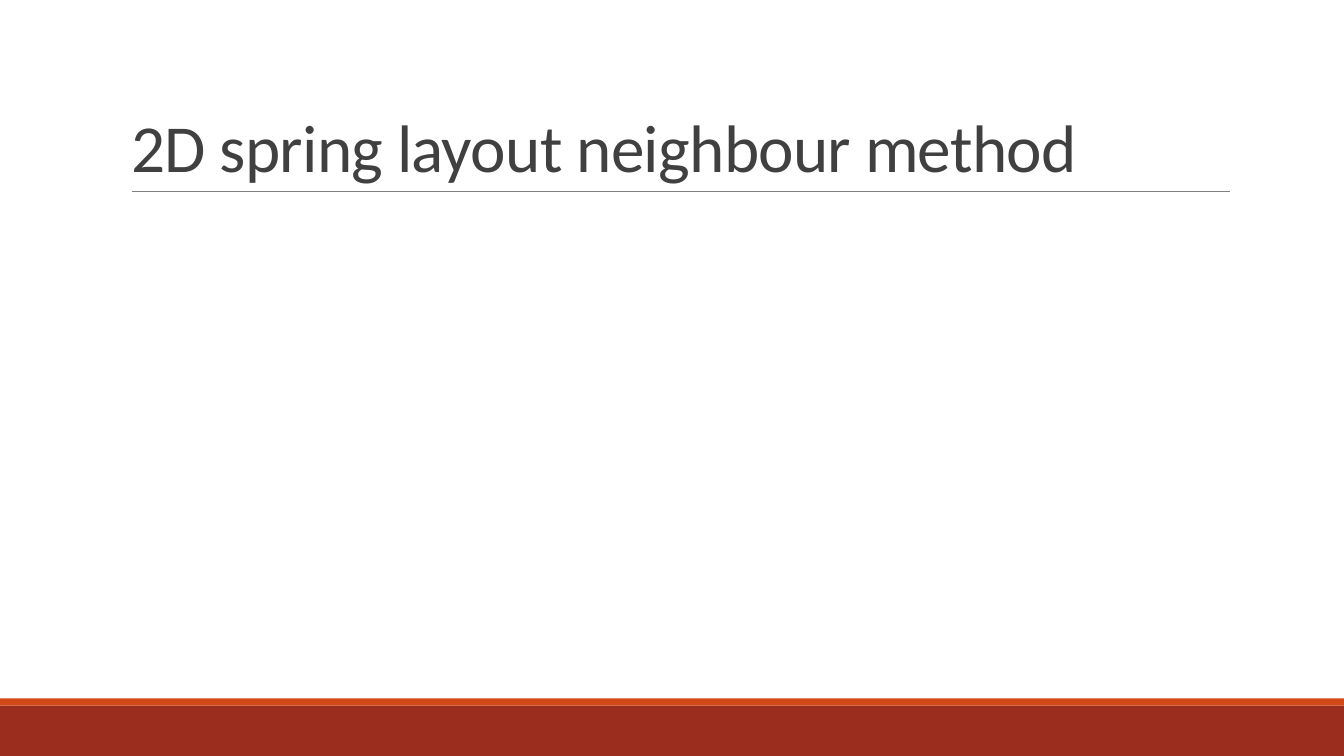
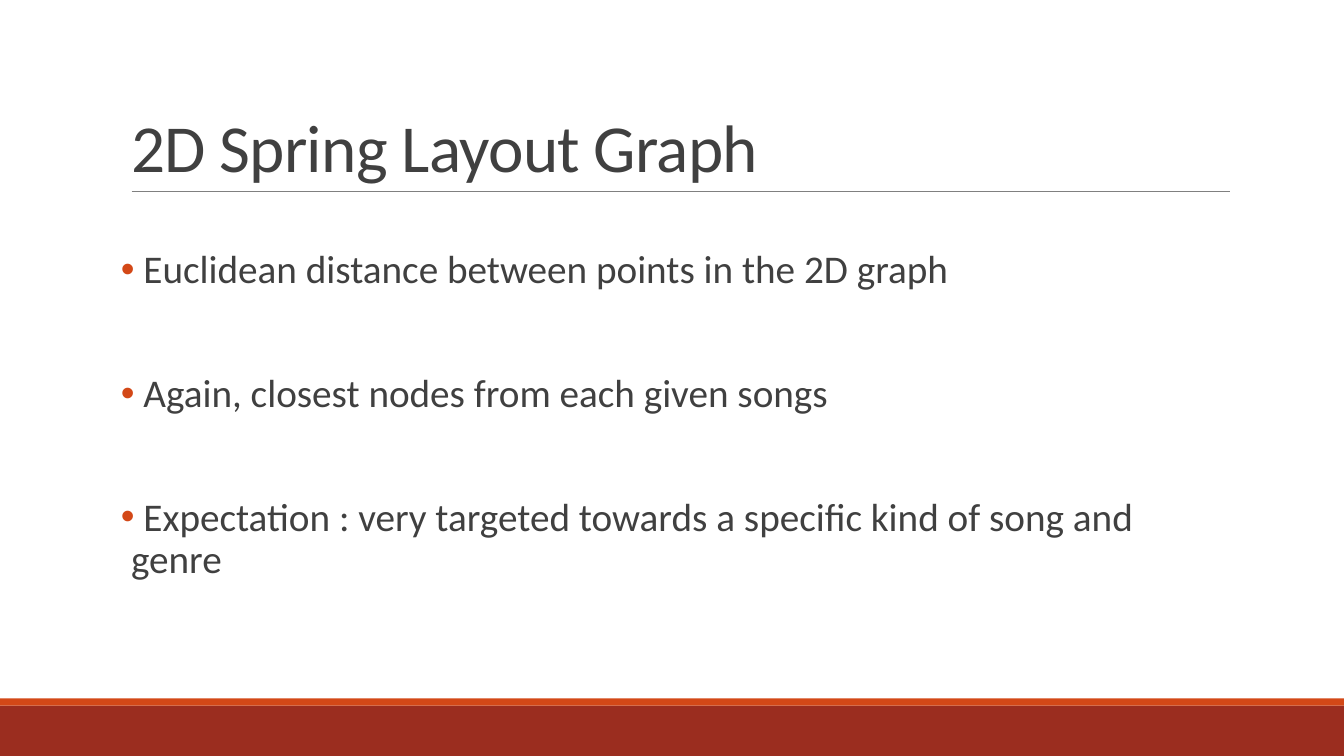
Before and after one commit to TTimTT/NTDS_Project, a slide deck: slide 6 of Project/Oral/Project_Presentation.pptx. Drawn at 1344x756 pixels with LibreOffice and Linux fonts; fonts in the diff are those of the drawing. Boxes give left, top, right and bottom in pixels: in the first picture for what was removed or moved away, otherwise in the second. Text is boxed around its words. In the diff, an @@ line names an element or a change of style, - is before the commit and + after.

```diff
--- a/Project/Oral/Project_Presentation.pptx
+++ b/Project/Oral/Project_Presentation.pptx
@@ title at <box>131,125,758,184</box>: text changed @@
-2D spring layout neighbour method
+2D Spring Layout Graph
@@ text added at <box>131,255,1133,580</box>, 28 pt, text #404040 @@
+• Euclidean distance between points in the 2D graph
+• Again, closest nodes from each given songs
+• Expectation : very targeted towards a speciﬁc kind of song and genre
```
Also in this commit, not shown: 3 other slides changed, 4 slides added, 4 slides removed.
